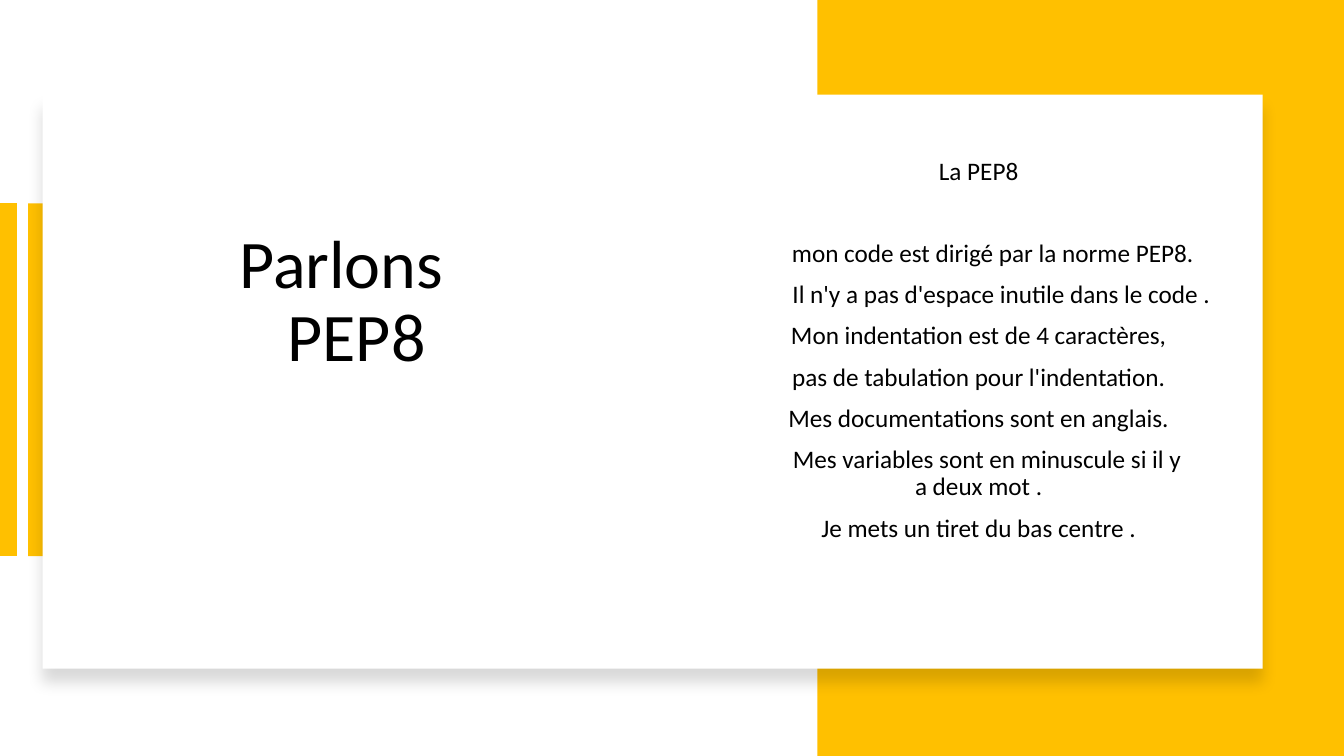
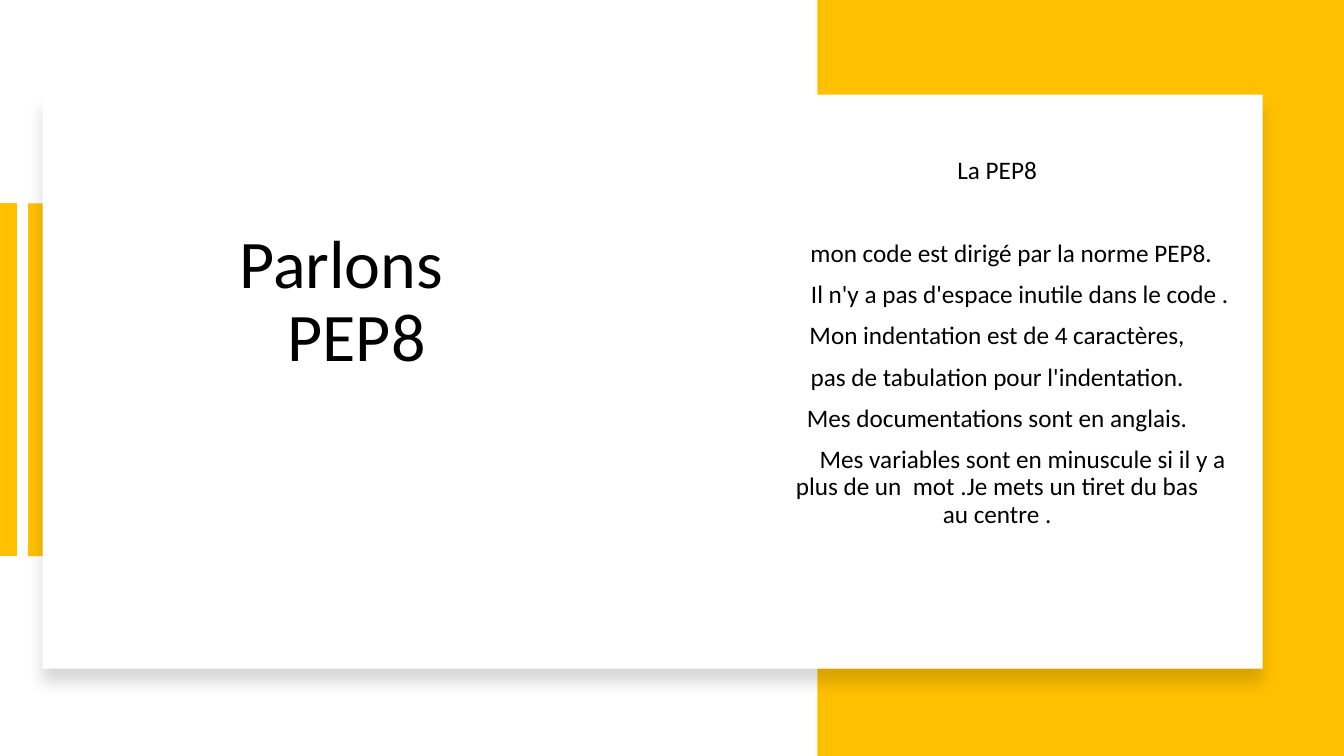
Before and after one commit to adesombre/projet3, a slide deck: slide 5 of soutenance_python.pptx. Drawn at 1344x756 pixels with LibreOffice and Linux fonts; fonts in the diff are those of the drawing. Boxes give left, top, right and bottom in pixels: in the first picture for what was removed or moved away, otherwise in the second. Text is boxed around its words. In the diff, an @@ line names an element or a change of style, - is before the commit and + after.

```diff
--- a/soutenance_python.pptx
+++ b/soutenance_python.pptx
@@ text "La PEP8": place and size @@
-text "La PEP8" at bbox=[788, 162, 1197, 538]
+text "La PEP8" at bbox=[796, 161, 1225, 523]
@@ text at bbox=[796, 450, 1225, 523]: text changed @@
-Mes variables sont en minuscule si il y a deux mot .
-Je mets un tiret du bas centre .
+Mes variables sont en minuscule si il y a plus de un mot .Je mets un tiret du bas au centre .
```
Also in this commit, not shown: 6 other slides changed, 4 other files.
